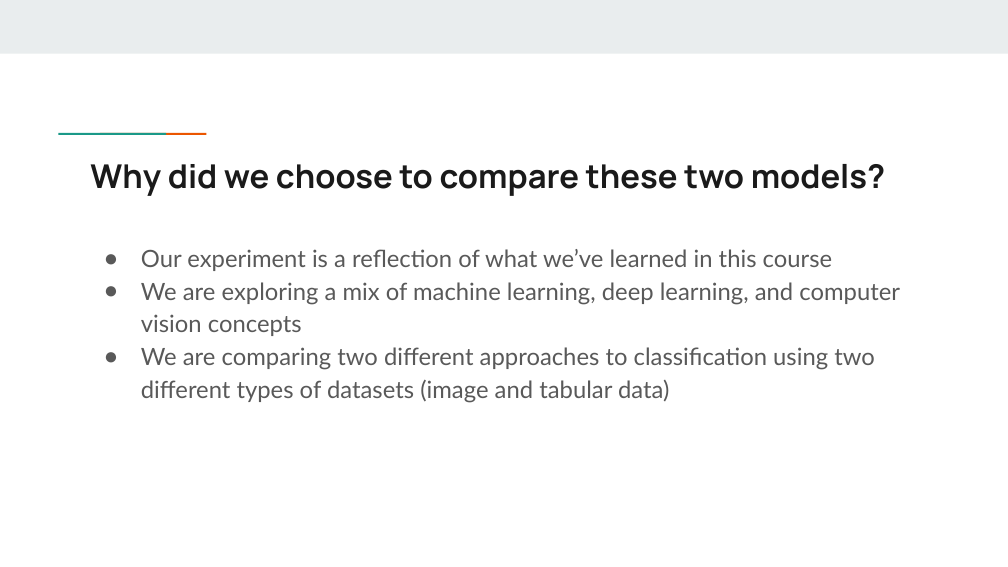
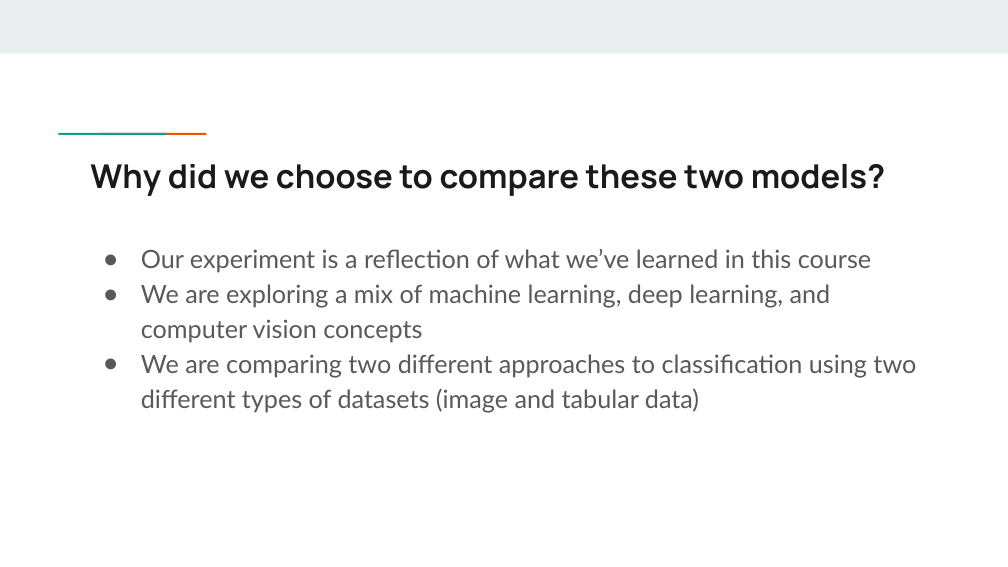
Before and after one commit to lisanvo/aai501-final-project, a slide deck: slide 7 of pptxslides.pptx. Drawn at 1008x567 pixels with LibreOffice and Linux fonts; fonts in the diff are those of the drawing. Boxes give left, top, right and bottom in pixels: in the first picture for what was removed or moved away, otherwise in the second. Text is boxed around its words. In the diff, an @@ line names an element or a change of style, - is before the commit and + after.

```diff
--- a/pptxslides.pptx
+++ b/pptxslides.pptx
@@ text "Our experiment is a reflection ..." at box(141, 249, 916, 412): size 17 to 18 pt; indent changed @@
```
Also in this commit, not shown: 7 other slides changed, 12 slides added, 4 slides removed.
